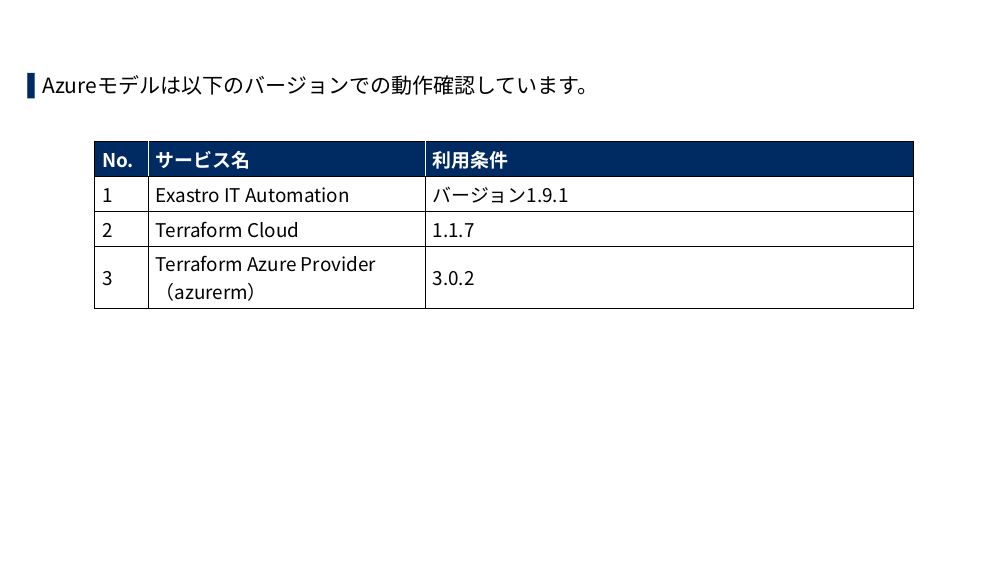
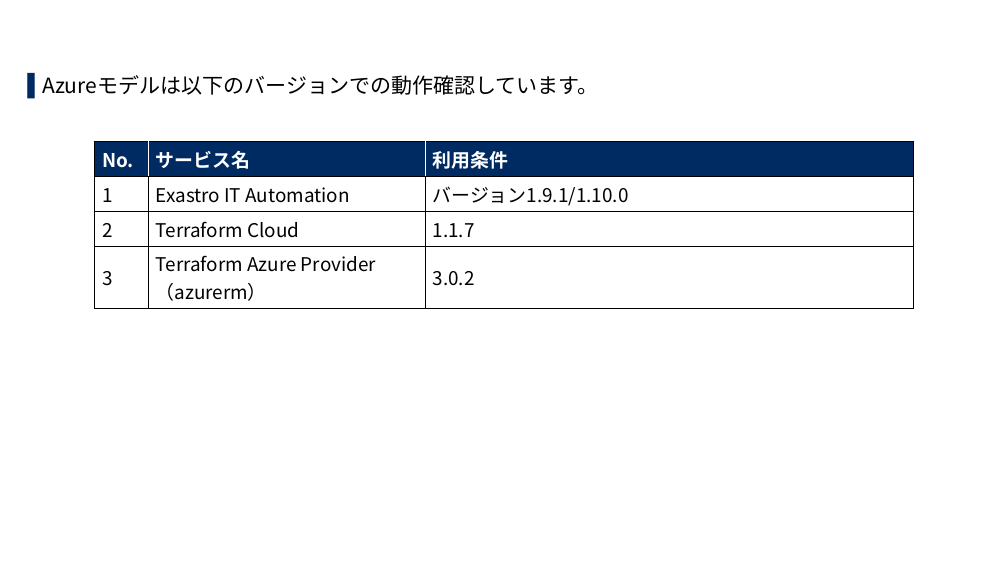
Before and after one commit to exastro-suite/it-automation-settingsamples-azure, a slide deck: slide 7 of docs/setting-samples-azure-install_ja.pptx. Drawn at 1008x567 pixels with LibreOffice and Linux fonts; fonts in the diff are those of the drawing; background and template pictures are left out. Boxes give left, top, right and bottom in pixels: in the first picture for what was removed or moved away, otherwise in the second. Text is boxed around its words. In the diff, an @@ line names an element or a change of style, - is before the commit and + after.

```diff
--- a/docs/setting-samples-azure-install_ja.pptx
+++ b/docs/setting-samples-azure-install_ja.pptx
@@ table at (95, 141, 913, 305) @@
-row 2, column 3: バージョン1.9.1
+row 2, column 3: バージョン1.9.1/1.10.0
```
Also in this commit, not shown: 1 other slide changed, 3 other files.
